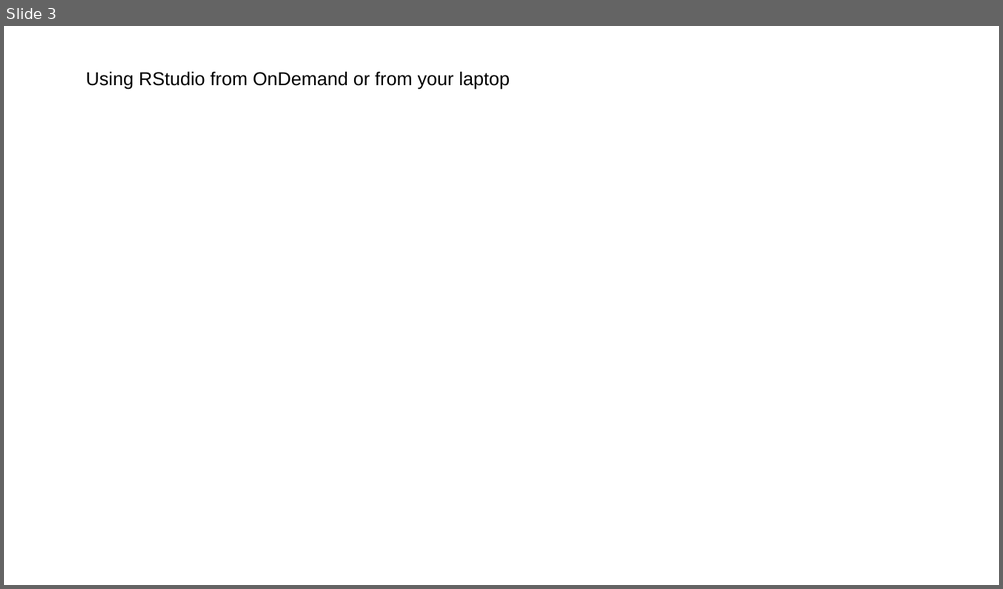
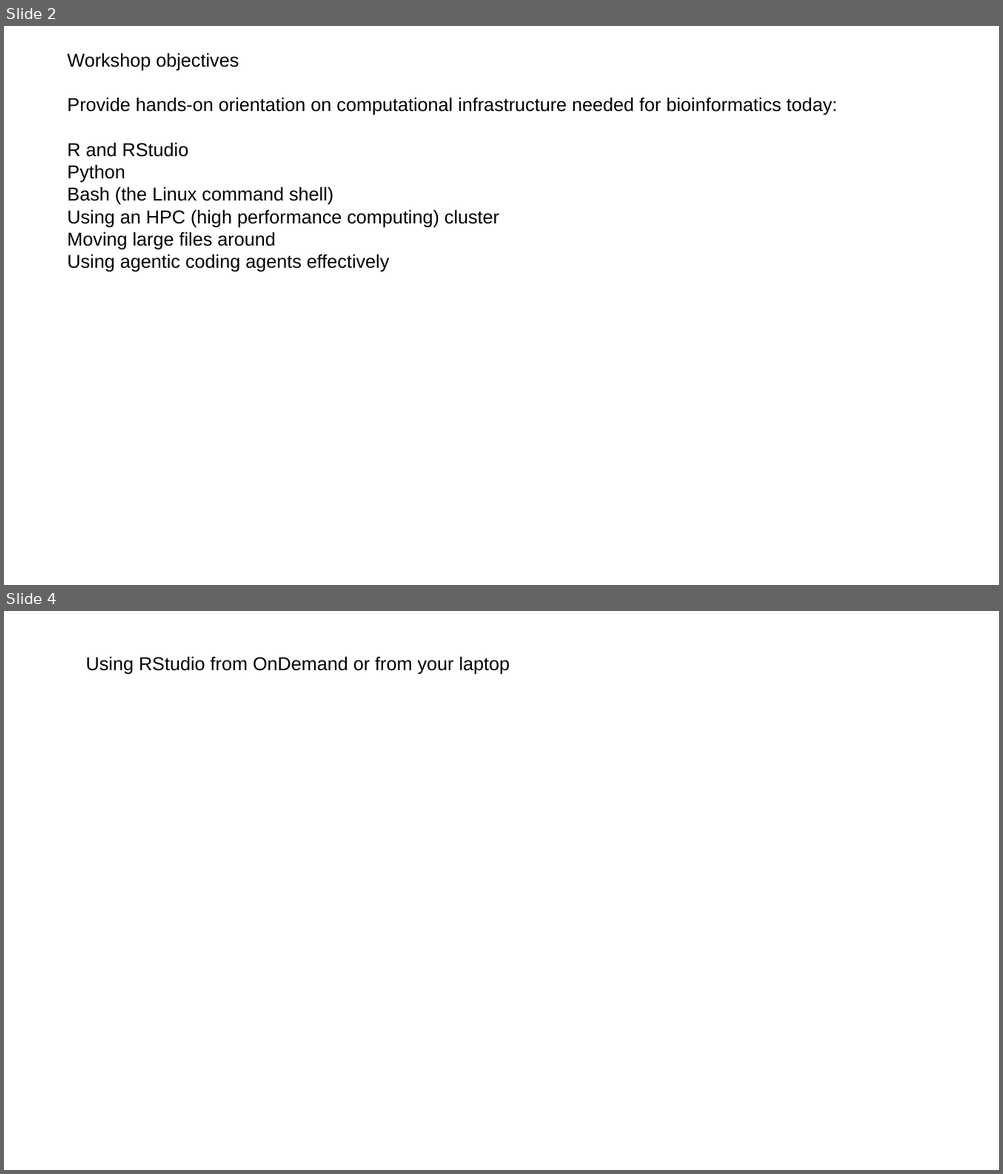
Before and after one commit to steverozen/workshops2026aug, a slide deck: slides/monday_morning/Steve_Rozen_bioinformatics-on-ramp_2026_08_03.pptx. Shown one above the other, each under a label of ours: slide 3 before the commit, slides 2 and 4 after it; the slides between them are not shown. The pictures are 1003x589 and 1003x1174 pixels, drawn with LibreOffice and Linux fonts; fonts in the diff are those of the drawing; background and template pictures are left out. Boxes give left, top, right and bottom in pixels: in the first picture for what was removed or moved away, otherwise in the second. Text is boxed around its words. In the diff, an @@ line names an element or a change of style, - is before the commit and + after.

```diff
--- a/slides/monday_morning/Steve_Rozen_bioinformatics-on-ramp_2026_08_03.pptx
+++ b/slides/monday_morning/Steve_Rozen_bioinformatics-on-ramp_2026_08_03.pptx
@@ slide 2 added at (x1=4, y1=26, x2=999, y2=585), background #FFFFFF @@
@@ text added at (x1=67, y1=53, x2=837, y2=272), 18 pt, text #000000 @@
+Workshop objectives
+Provide hands-on orientation on computational infrastructure needed for bioinformatics today:
+R and RStudio
+Python
+Bash (the Linux command shell)
+Using an HPC (high performance computing) cluster
+Moving large files around
+Using agentic coding agents effectively
@@ what was slide 3 is now slide 4 @@
```
Also in this commit, not shown: 3 slides changed.
